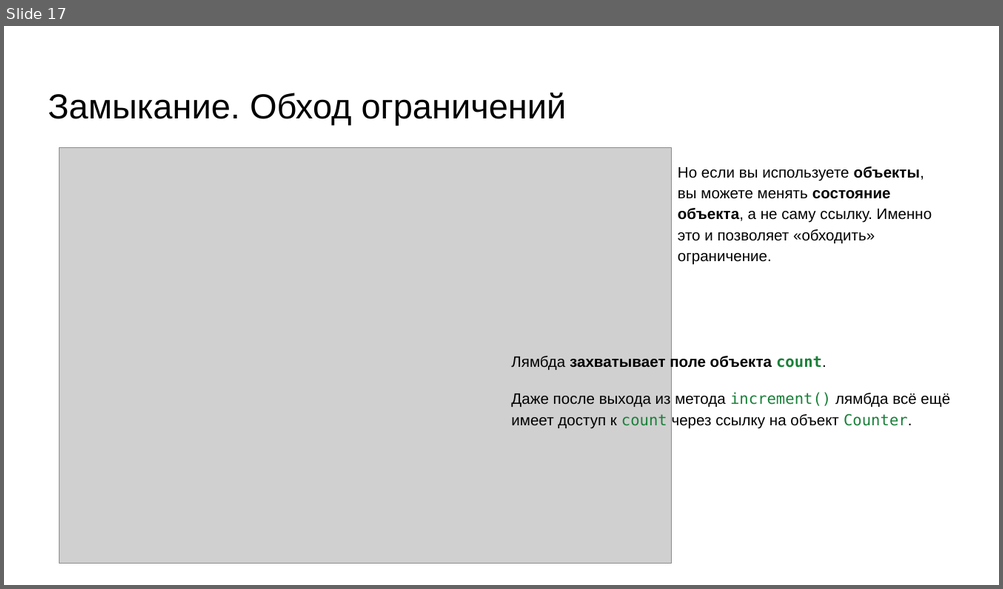
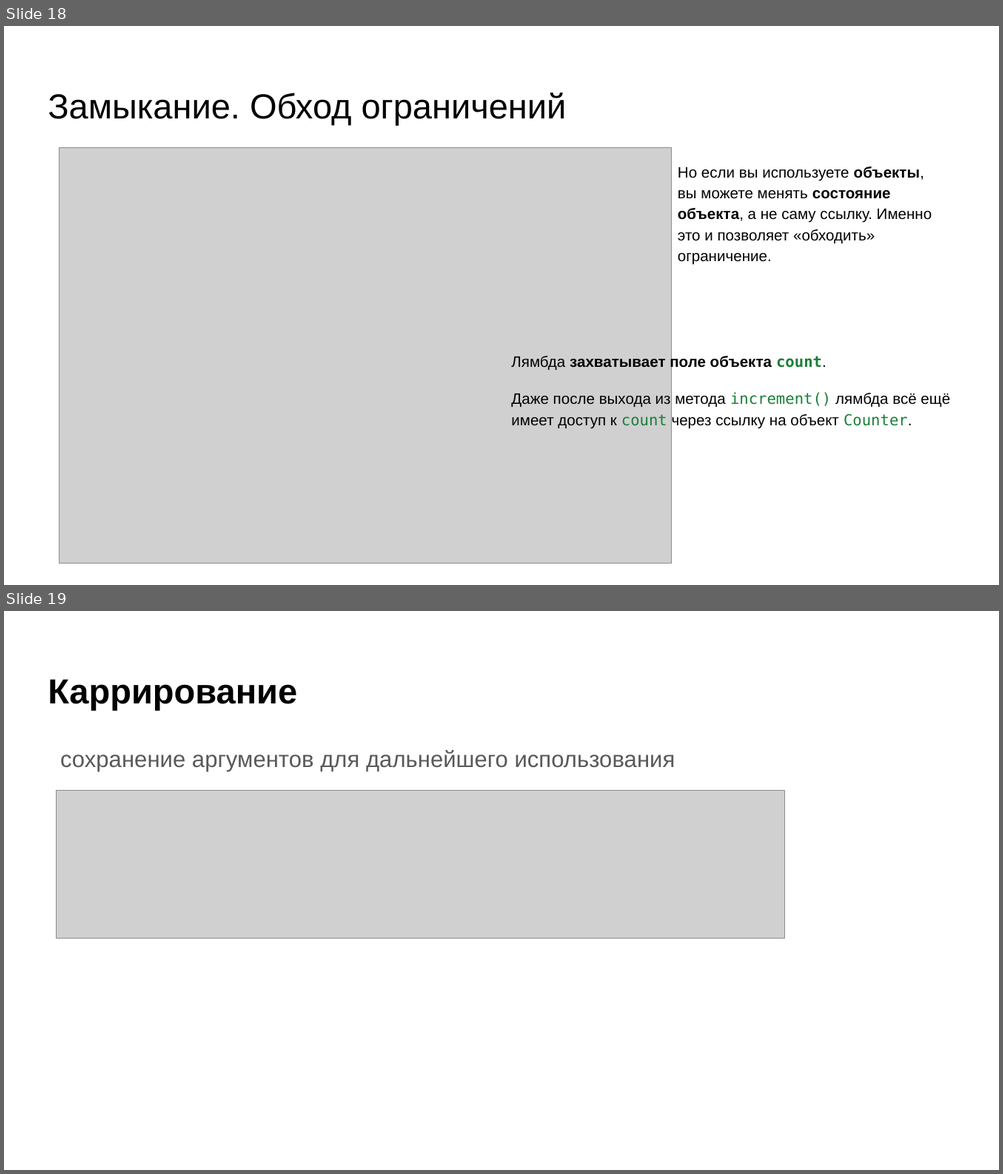
Before and after one commit to job-modelware-ru/java-2025-jD2kZ, a slide deck: 5/лямбдаВыражения.pptx. Shown one above the other, each under a label of ours: slide 17 before the commit, slides 18 and 19 after it. The pictures are 1003x589 and 1003x1174 pixels, drawn with LibreOffice and Linux fonts; fonts in the diff are those of the drawing; grey boxes stand for pictures. Boxes give left, top, right and bottom in pixels: in the first picture for what was removed or moved away, otherwise in the second. Text is boxed around its words. In the diff, an @@ line names an element or a change of style, - is before the commit and + after.

```diff
--- a/5/лямбдаВыражения.pptx
+++ b/5/лямбдаВыражения.pptx
@@ slide 19 added at [4,611,999,1170], background #FFFFFF @@
@@ title added at [48,679,297,710], 25.2 pt, text #000000, bold @@
+Каррирование
@@ text added at [60,750,675,772], 16.6 pt, text #595959 @@
+сохранение аргументов для дальнейшего использования
@@ picture added at [57,790,785,938] @@
@@ what was slide 17 is now slide 18 @@
```
Also in this commit, not shown: 2 other slides added, 2 other files.
